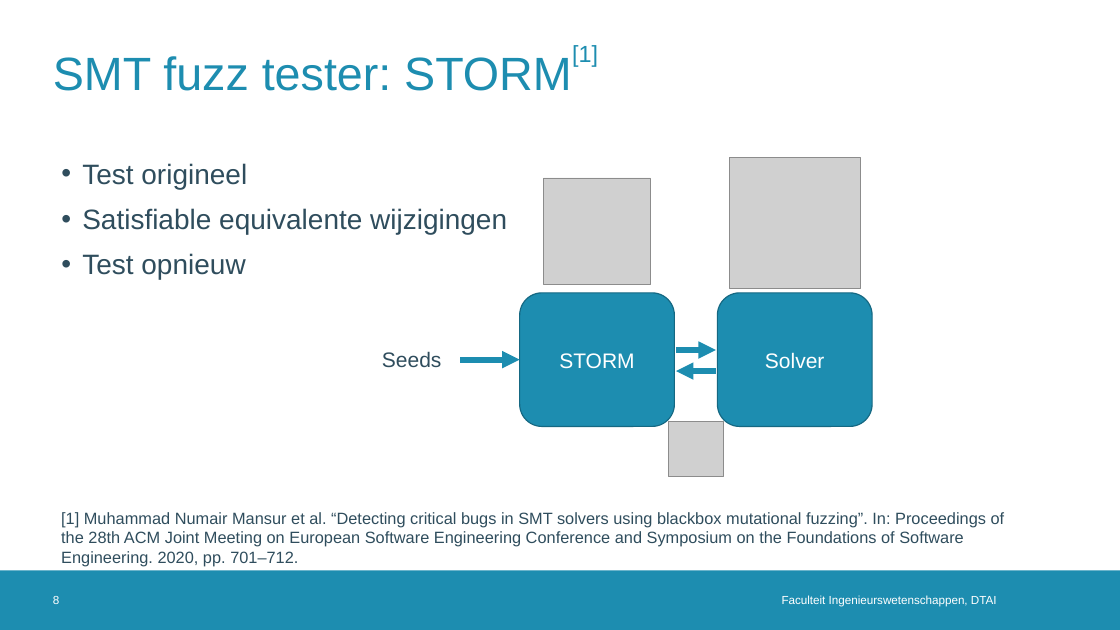
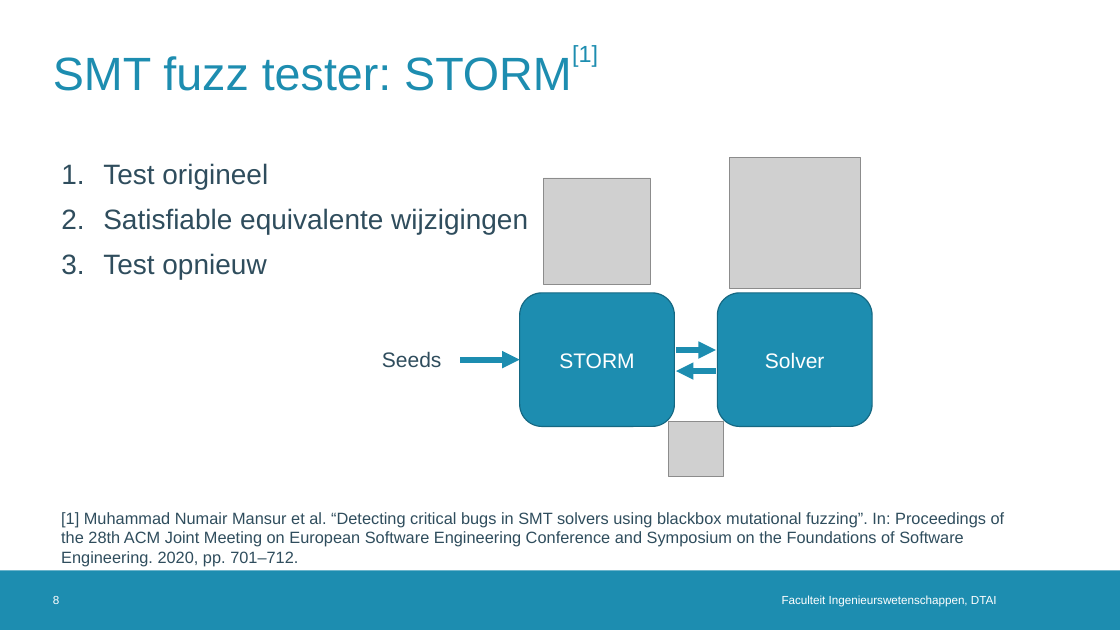
Before and after one commit to rubenkindt/Masterproef-paper-RubenKindt, a slide deck: slide 8 of Milestones/M10 defence/M10.pptx. Drawn at 1120x630 pixels with LibreOffice and Linux fonts; fonts in the diff are those of the drawing; grey boxes stand for pictures; background and template pictures are left out. Boxes give left, top, right and bottom in pixels: in the first picture for what was removed or moved away, otherwise in the second. Text is boxed around its words. In the diff, an @@ line names an element or a change of style, - is before the commit and + after.

```diff
--- a/Milestones/M10 defence/M10.pptx
+++ b/Milestones/M10 defence/M10.pptx
@@ text "Test origineel" at box(103, 163, 528, 280): bullet • to 1. @@
```
Also in this commit, not shown: 12 other slides changed, 1 slide added, 1 other file.
